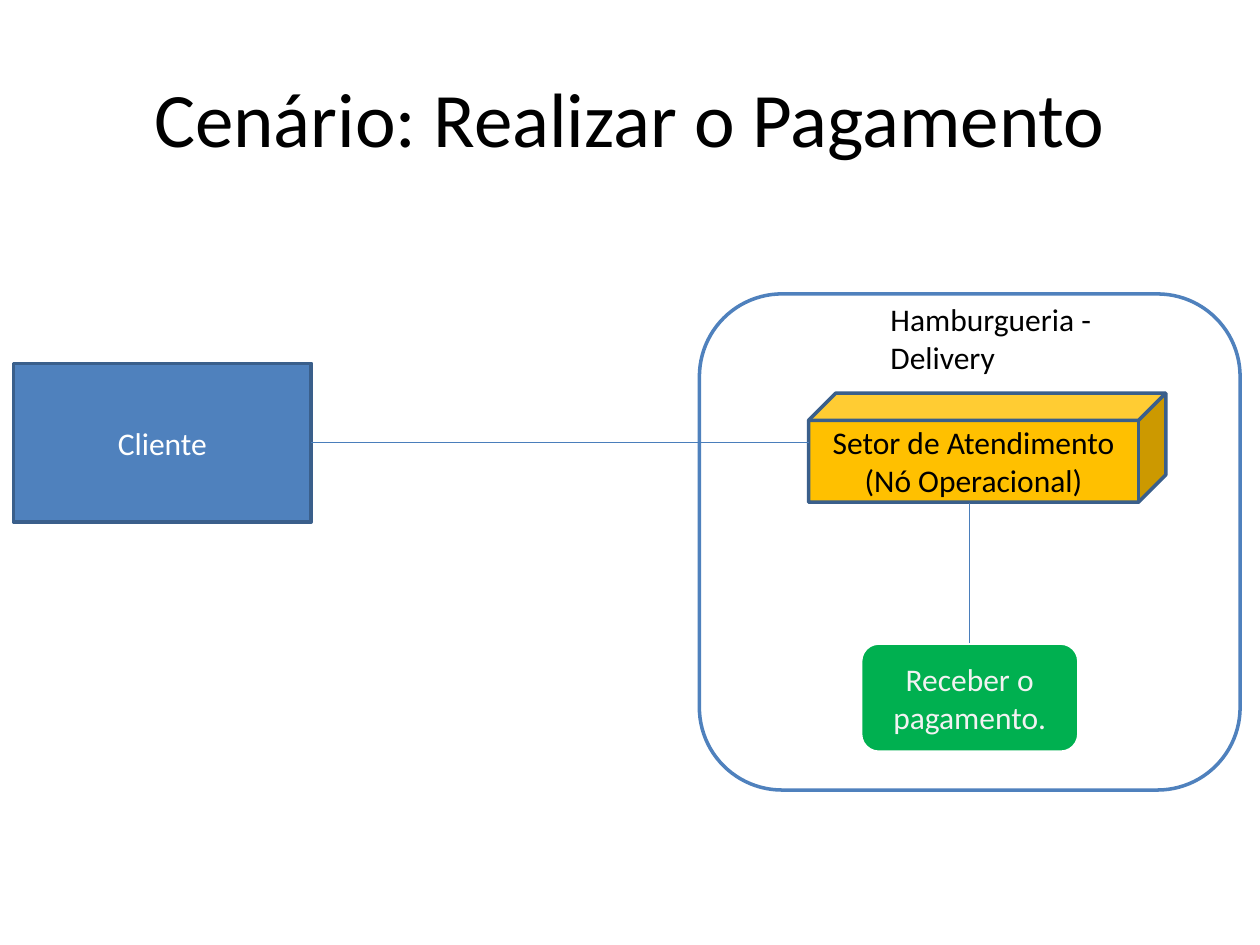
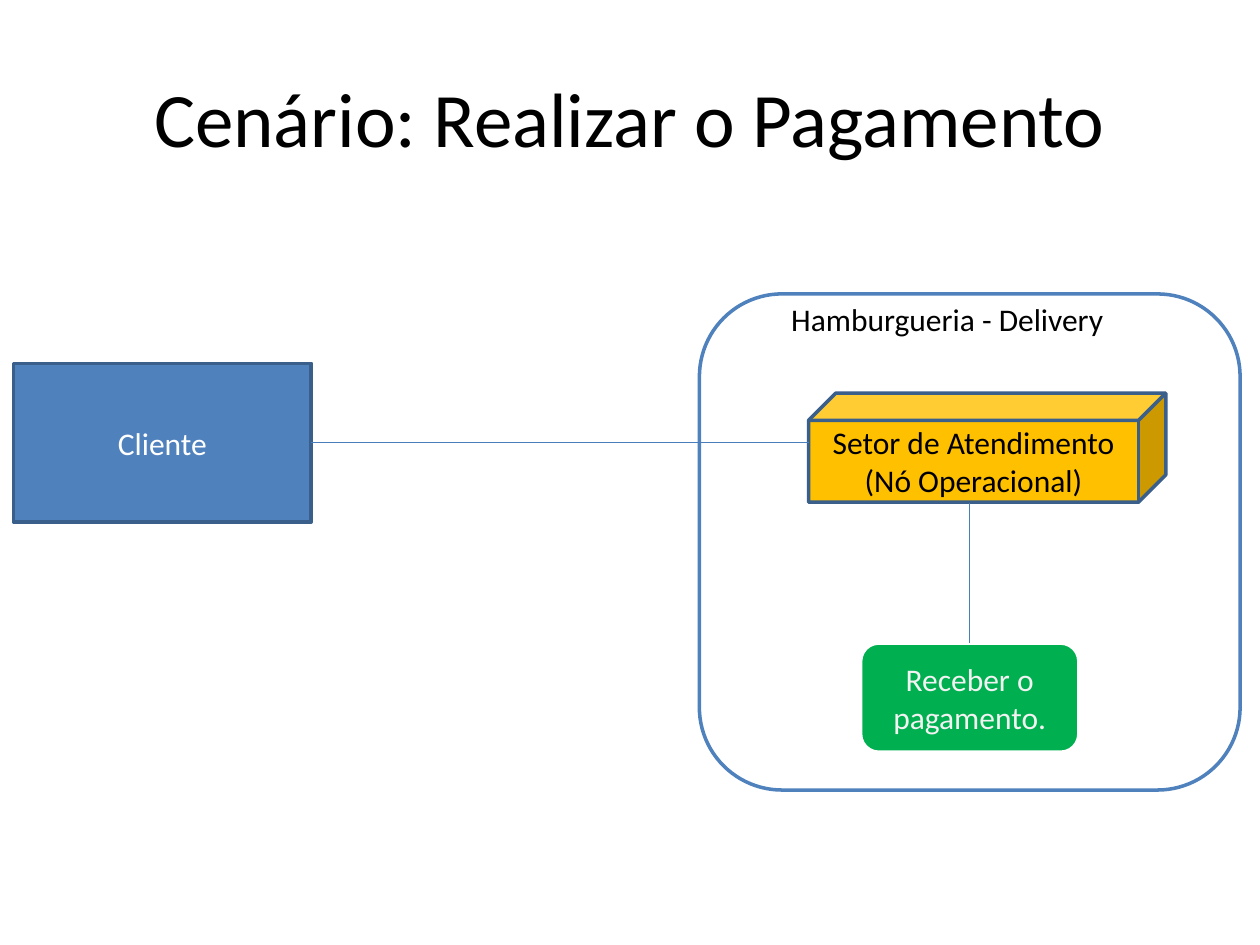
Before and after one commit to JazziJazz/ope-sistemas, a slide deck: slide 3 of 15. Arquitetura de Negócio para cada Cenário.pptx. Drawn at 1260x945 pixels with LibreOffice and Linux fonts; fonts in the diff are those of the drawing. Boxes give left, top, right and bottom in pixels: in the first picture for what was removed or moved away, otherwise in the second. Text is boxed around its words. In the diff, an @@ line names an element or a change of style, - is before the commit and + after.

```diff
--- a/15. Arquitetura de Negócio para cada Cenário.pptx
+++ b/15. Arquitetura de Negócio para cada Cenário.pptx
@@ text "Hamburgueria - Delivery" rewrapped from box(890, 309, 1074, 374) to box(791, 309, 1103, 337) @@
```
Also in this commit, not shown: 5 other slides changed.
